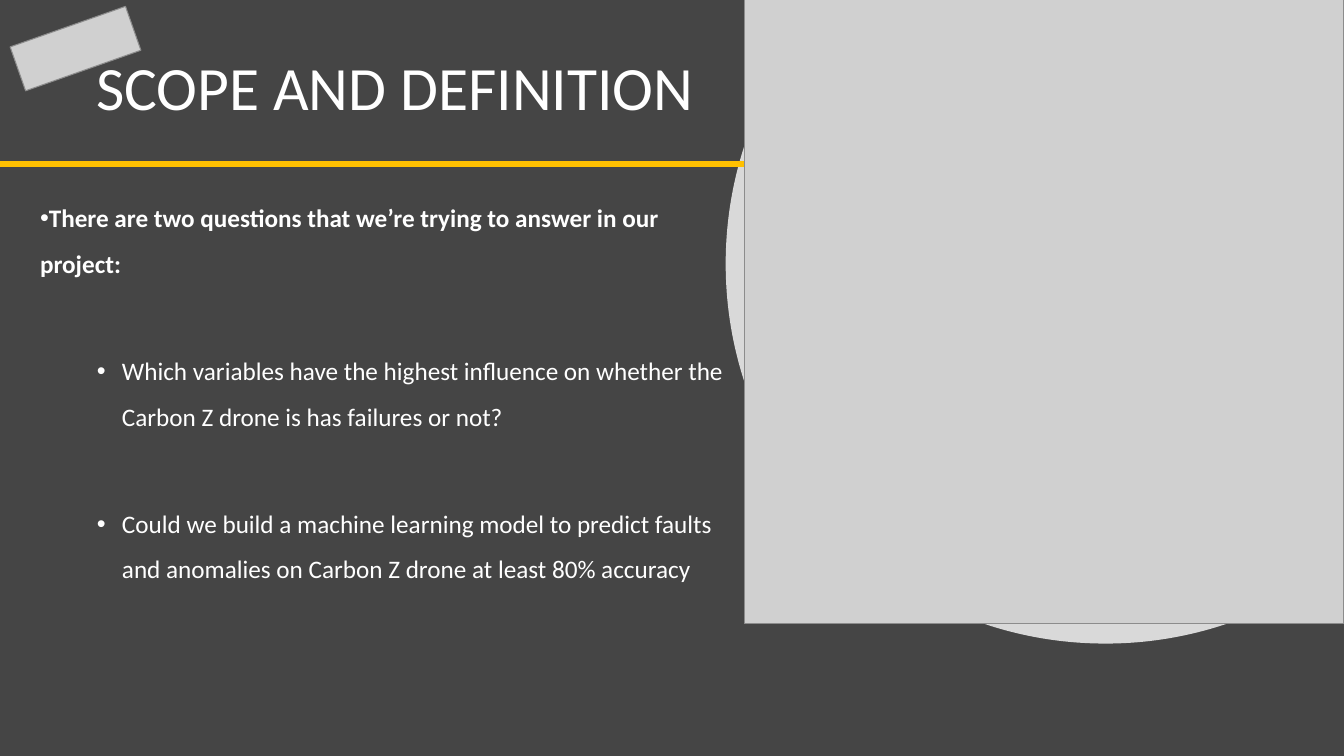
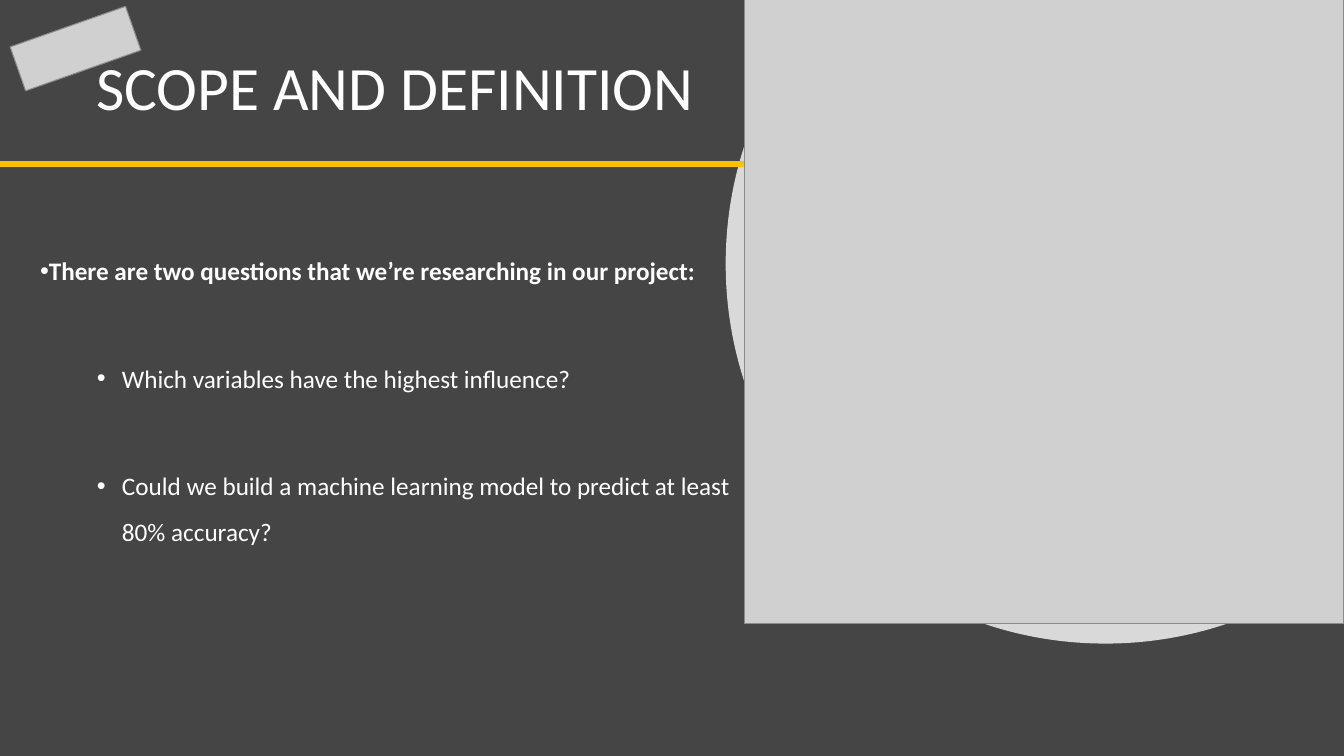
Before and after one commit to MrAshTag/Drone_Faults_Anomaly_Detection, a slide deck: slide 5 of Drone_Faults_and_Anomaly_detection.pptx. Drawn at 1344x756 pixels with LibreOffice and Linux fonts; fonts in the diff are those of the drawing; grey boxes stand for pictures. Boxes give left, top, right and bottom in pixels: in the first picture for what was removed or moved away, otherwise in the second. Text is boxed around its words. In the diff, an @@ line names an element or a change of style, - is before the commit and + after.

```diff
--- a/Drone_Faults_and_Anomaly_detection.pptx
+++ b/Drone_Faults_and_Anomaly_detection.pptx
@@ text at bbox=[49, 262, 729, 545]: text changed @@
-• There are two questions that we’re trying to answer in our project:
-  • Which variables have the highest influence on whether the Carbon Z drone is has failures or not?
-  • Could we build a machine learning model to predict faults and anomalies on Carbon Z drone at least 80% accuracy
+• There are two questions that we’re researching in our project:
+  • Which variables have the highest influence?
+  • Could we build a machine learning model to predict at least 80% accuracy?
```
Also in this commit, not shown: 6 other slides changed, 2 slides added.
